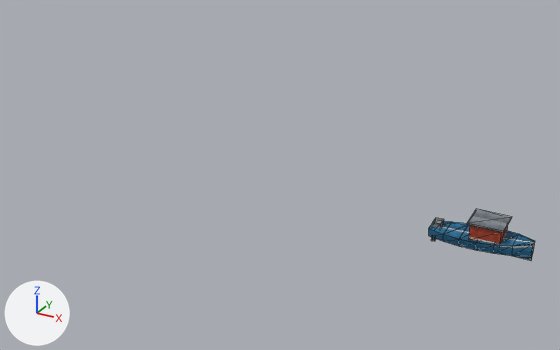
The glTF model slime-rush-arte/kit-v03/modelos/lancha.glb: old version first, new version second.
Rendered twice from a 50 mm lens placed at (-4.9, -40.9, 22.4), pointed at (-27.8, 0.7, 1.6). The axes (+X, +Y, +Z) are drawn at lower left. The lights are the same throughout. The older version comes first. Mesh edges are drawn as thin lines. Where no turn or scale is listed for an object, it has been applied to the vertices. Vertices at exactly the same position are counted once.

Objects in the first picture: 'Lancha_casco'.
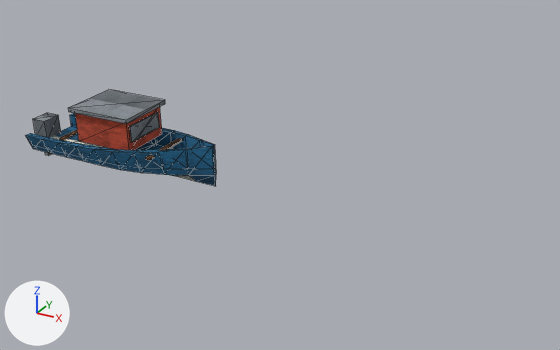
Location of each change, (x1, y1, x2, y2) in pixels of the pictures (560 x 350 px; the box of a moved part takes in the faces that stretch with it):
'Lancha_casco', reshaped, moved (79% wider, 83% taller): before (429, 209, 535, 261); after (26, 90, 216, 186)
part 1 of me_lancha_casco, moved or reshaped: before (469, 225, 508, 244); after (75, 107, 162, 150)
part 2 of me_lancha_casco, moved or reshaped: before (467, 209, 512, 233); after (68, 90, 165, 124)
part 3 of me_lancha_casco, moved or reshaped: before (432, 218, 444, 229); after (33, 113, 61, 138)
part 4 of me_lancha_casco, added (blue): after (26, 113, 216, 186)
part 5 of me_lancha_casco, deleted (blue): before (429, 221, 535, 261)
part 6 of me_lancha_casco, added: after (60, 112, 182, 160)

The change in detail:
me_lancha_casco is used by ob_lancha_casco; location (-14.0, 0.0, 0.0).
me_lancha_casco had 81 vertices, 120 faces and spanned x -3.0..3.0, y -1.13..1.07, z -0.15..2.09.
me_lancha_casco now has 146 vertices, 260 faces and spans x -8.5..7.5, y -2.67..2.53, z -0.71..4.82.
me_lancha_casco part 1: the loose piece of 8 vertices spanning x -0.5..1.3, y -0.86..0.77, z 0.87..1.93 is scaled about its middle by (2.56, 2.37, 2.3), then moved by (-1.0, -0.06, 1.9).
me_lancha_casco part 2: the loose piece of 8 vertices spanning x -0.65..1.45, y -1.02..0.89, z 1.91..2.09 is scaled about its middle by (2.48, 2.32, 2.46), then moved by (-1.0, -0.08, 2.6).
me_lancha_casco part 3: the loose piece of 8 vertices spanning x -2.85..-2.35, y -0.34..0.28, z 0.54..1.26 is scaled about its middle by (2.4, 2.5, 2.29), then moved by (-5.3, -0.03, 0.8).
me_lancha_casco part 4: a new loose piece of 90 vertices spanning x -7.5..7.5, y -2.67..2.53, z 0.0..3.1, in mat_casco (picture img_casco).
me_lancha_casco part 5: the loose piece of 35 vertices spanning x -3.0..3.0, y -1.13..1.07, z 0.04..1.27 is deleted.
Part 6, on me_lancha_casco:
16 vertices are added at x -4.38..3.78, y -2.37..1.51, z 2.06..4.05.
8 new vertices lie (0.0, 4.6, 0.15) away from vertices in x -4.38..3.78, y -2.37, z 2.06..2.18.
12 new faces join them, mat_metal (picture img_metal).
24 new faces join them, mat_madera (picture img_madera).
Other edits to the shape of me_lancha_casco do not show in these pictures.
Object 'Lancha_casco' (ob_lancha_casco) moves from (-14.0, 0.0, 0.0) to (-40.0, 0.0, 0.0).
